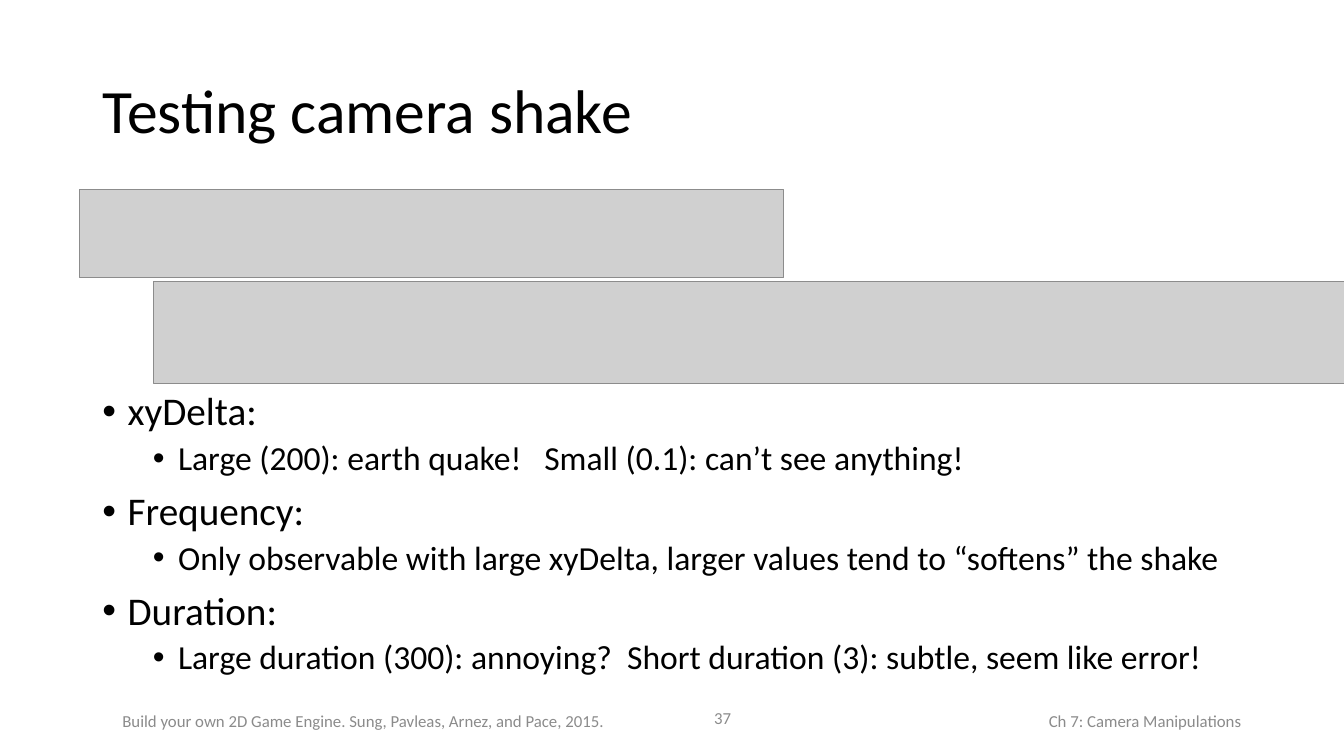
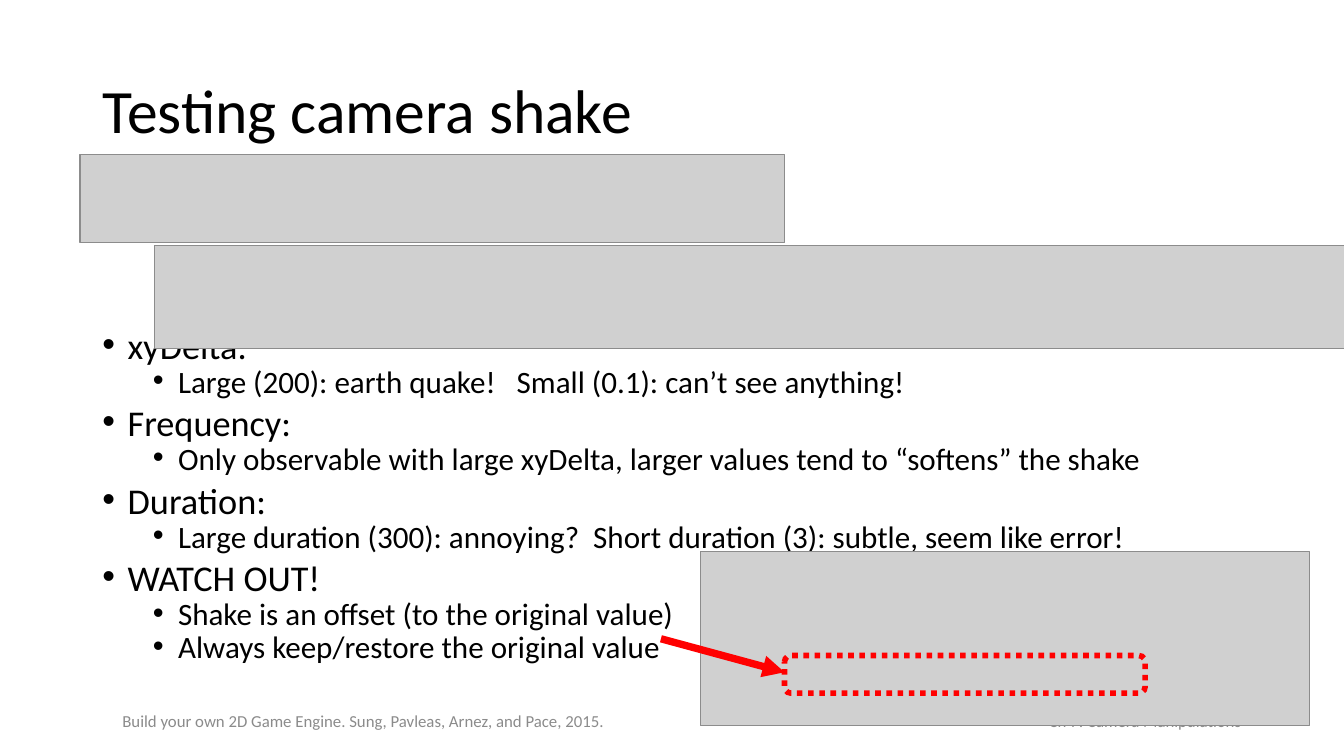
Before and after one commit to HTML5GameEngineGroup/html5engine, a slide deck: slide 38 of BookChapterContent/Slides/Chap7.pptx (slide 37 before the commit). Drawn at 1344x756 pixels with LibreOffice and Linux fonts; fonts in the diff are those of the drawing; grey boxes stand for pictures. Boxes give left, top, right and bottom in pixels: in the first picture for what was removed or moved away, otherwise in the second. Text is boxed around its words. In the diff, an @@ line names an element or a change of style, - is before the commit and + after.

```diff
--- a/BookChapterContent/Slides/Chap7.pptx
+++ b/BookChapterContent/Slides/Chap7.pptx
@@ picture: place and size @@
-picture at box(80, 190, 784, 278)
+picture at box(80, 154, 784, 243)
@@ picture: place and size @@
-picture at box(154, 281, 1344, 384)
+picture at box(155, 246, 1344, 349)
@@ text at box(128, 329, 1140, 556): size 28 to 25.9 pt in "xyDelta:", "Frequency:", "Duration:"; size 24 to 22.2 pt in "Large (200): earth quake! Small (0.1): can’t ...", "Only observable with large xyDelta, larger values ...", "Large duration (300): annoying? Short duration (3): ..."; line spacing 0.9 to 0.7 @@
@@ text at box(128, 566, 673, 664): paragraphs added @@
+• WATCH OUT!
+  • Shake is an offset (to the original value)
+  • Always keep/restore the original value
@@ picture added at box(701, 553, 1311, 726) @@
@@ arrow added from (661, 639) to (784, 673), #FF0000 5.25 pt @@
@@ rounded rectangle added at box(784, 655, 1145, 693), outline #FF0000 4 pt dashed @@
@@ page number at box(714, 725, 731, 729): text changed @@
-37
+38
```
Also in this commit, not shown: 8 slides added.
